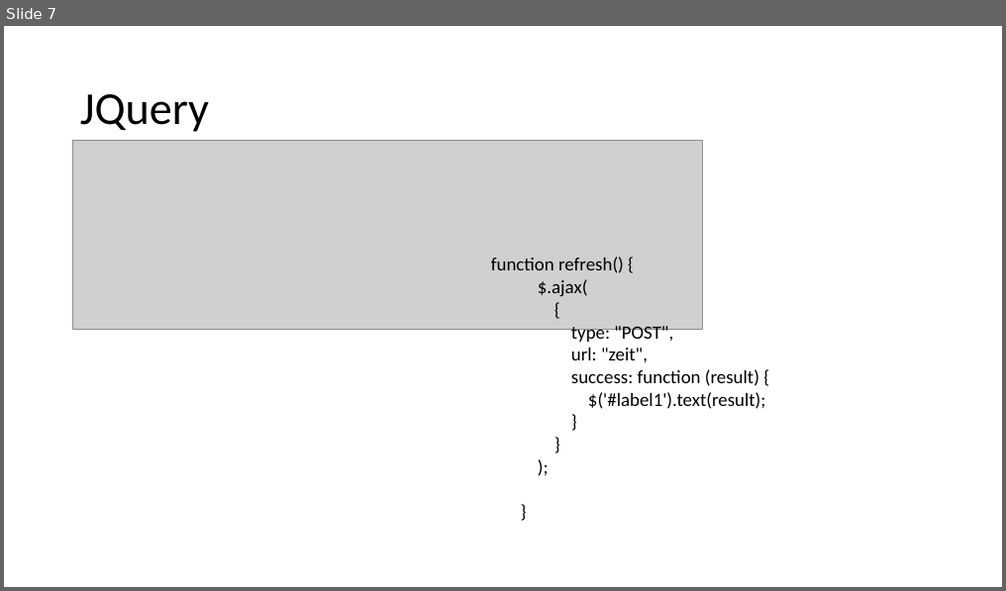
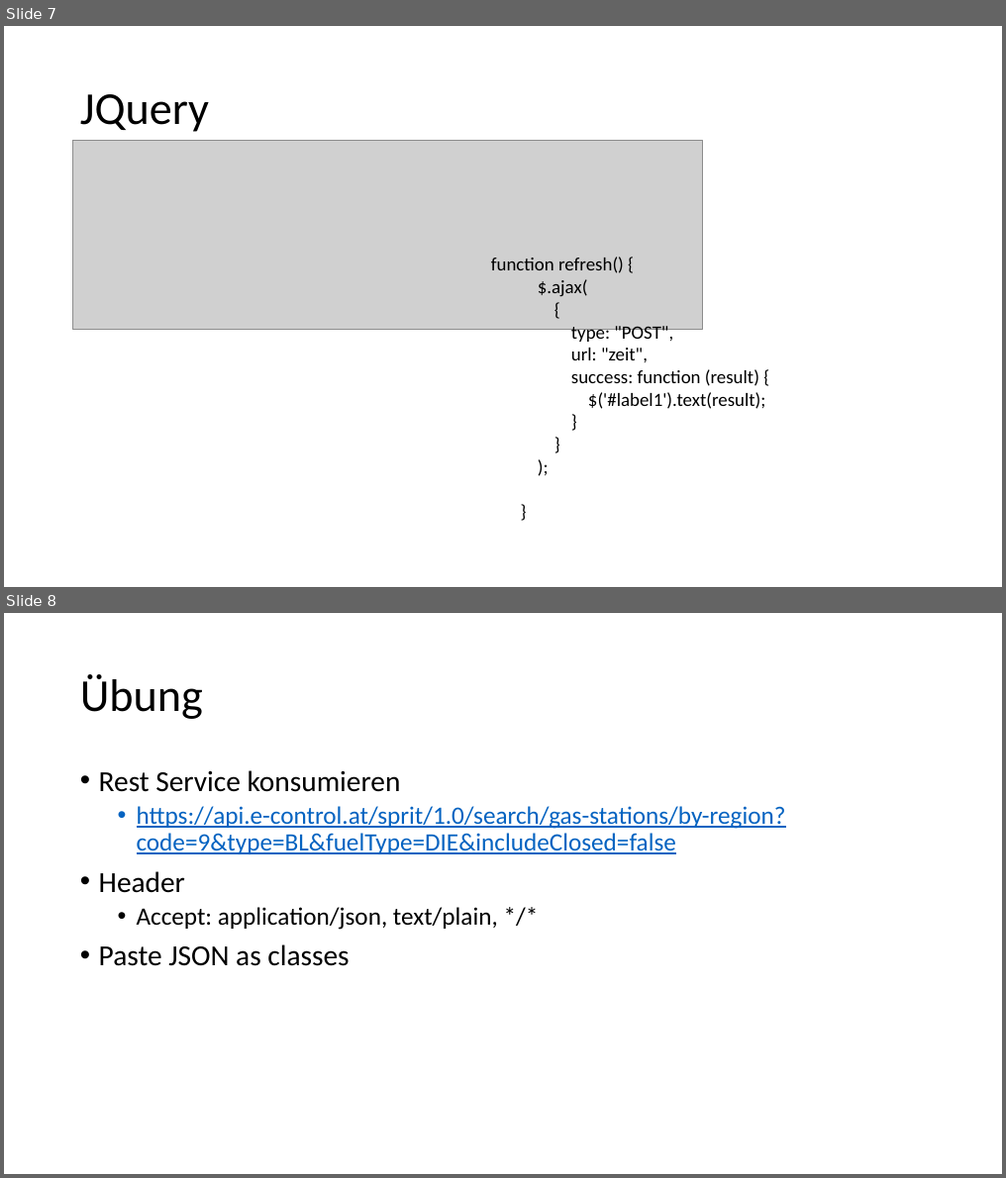
Before and after one commit to ppedvAG/WebformsKurs, a slide deck: 12Ajax-Enabled.pptx. Shown one above the other, each under a label of ours: slide 7 before the commit, slides 7 and 8 after it. The pictures are 1006x591 and 1006x1178 pixels, drawn with LibreOffice and Linux fonts; fonts in the diff are those of the drawing; grey boxes stand for pictures. Boxes give left, top, right and bottom in pixels: in the first picture for what was removed or moved away, otherwise in the second. Text is boxed around its words. In the diff, an @@ line names an element or a change of style, - is before the commit and + after.

```diff
--- a/12Ajax-Enabled.pptx
+++ b/12Ajax-Enabled.pptx
@@ slide 8 added at [4, 613, 1002, 1174], background #FFFFFF @@
@@ title added at [80, 674, 203, 719], 44 pt, text #000000 @@
+Übung
@@ text added at [99, 770, 786, 966], 24 pt, text #0563C1, underline @@
+• Rest Service konsumieren
+  • https://api.e-control.at/sprit/1.0/search/gas-stations/by-region?code=9&type=BL&fuelType=DIE&includeClosed=false
+• Header
+  • Accept: application/json, text/plain, */*
+• Paste JSON as classes
```
Also in this commit, not shown: 13 other files.
